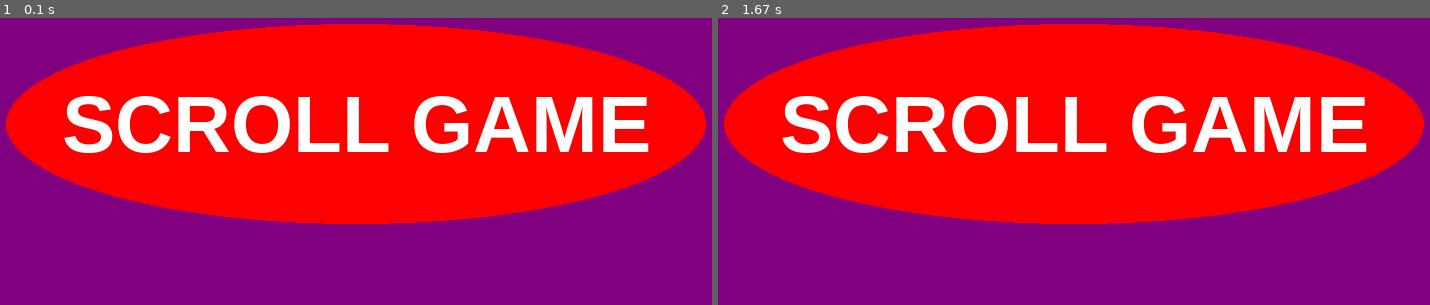
Above: before the commit, frames 1-2 (left to right).
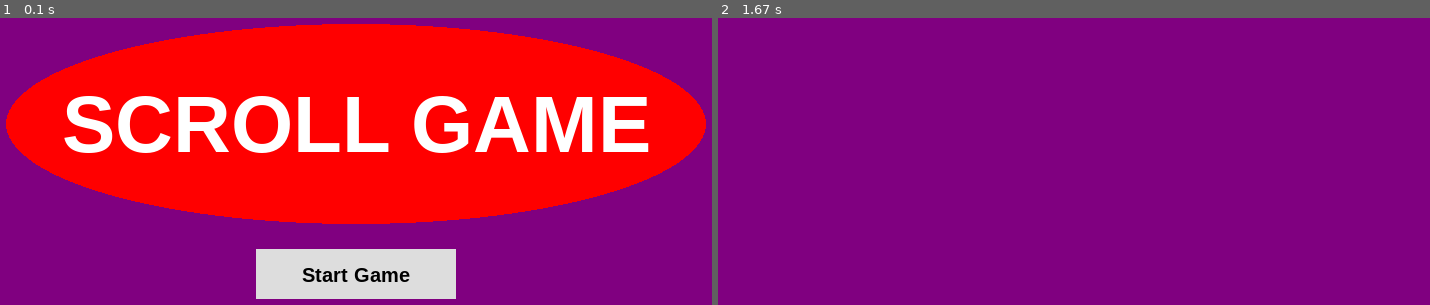
Above: after the commit, the same moments.

Repository: sandhyakasturi-cloud/Q4pygameproject
Game: pygame game, started from Game/scroller_main.py
The game is run twice, just before and just after one commit, with the same random seed, the same clock (stepped at 60 frames per second) and the same inputs.
Inputs (mouse positions are in pixels of both pictures, inside the frame that each line leads up to):
- Up to frame 1 (0.1 s): no input
- Up to frame 2 (1.67 s): click (1074, 273) at 0.38 s; press the mouse at (outside the picture) at 0.7 s; move the mouse to (outside the picture) at 0.8 s; release the mouse at (outside the picture) at 0.93 s

The runs differ from the first frame. In frame 1, 4.9% of the frame differs, in the area x 35-65%, y 80-98%; in frame 2, 54%, in the area x 0-100%, y 2-72%.

Commit message:
added start button

Diff:
--- a/Game/scroller_main.py
+++ b/Game/scroller_main.py
@@ -1,5 +1,6 @@
 import pygame
 from gamebanner import GameBanner
+from startbutton import StartButton
 from shapetransformation import Point
 # Global constants
 
@@ -10,6 +11,7 @@
 RED = (255, 0, 0)
 BLUE = (0, 0, 255)
 PURPLE = (128, 0, 128)
+LIGHTGRAY = (221, 221, 221)
 
 
 # Screen dimensions
@@ -29,14 +31,25 @@
     screen_midpoint = Point(SCREEN_WIDTH // 2, SCREEN_HEIGHT // 2)
     banner = GameBanner(screen_midpoint)
     banner.draw(screen, "SCROLL GAME", RED, WHITE)
-
+    start = StartButton(screen_midpoint)
+    start.draw(screen, "Start Game", LIGHTGRAY, BLACK )
     clock = pygame.time.Clock()
 
     done = False
     while not done:
+        mouse_x = mouse_y = None
         for event in pygame.event.get():
             if event.type == pygame.QUIT:
                 done = True
+            elif event.type == pygame.MOUSEBUTTONUP:
+                 pos = pygame.mouse.get_pos()
+                 mouse_x = pos[0]
+                 mouse_y = pos[1]
+
+        if mouse_x != None and mouse_y != None:
+            if  start.isClicked(mouse_x, mouse_y):
+                screen.fill(PURPLE)
+                start.visible = False
         clock.tick(60)
         pygame.display.flip()
 
--- /dev/null
+++ b/Game/startbutton.py
@@ -0,0 +1,37 @@
+import pygame
+from shapetransformation import Point,ShapeTransformations
+
+class StartButton(list):
+    def __init__(self,screen_midpoint:Point):
+        super().__init__()
+        self.distance = 100
+        self.width = 200
+        self.height = 50
+        self.visible = False
+        button_v1 = Point(screen_midpoint.x-self.width//2,screen_midpoint.y + self.distance + self.height//2)
+        button_image = [button_v1.x, button_v1.y,self.width,self.height]
+        self.extend(button_image)
+
+    def draw(self, screen, text, buttonColor, textColor):
+        my_font = pygame.font.SysFont('Arial', 20,True)
+        text_surface = my_font.render(text, True, textColor)
+        pygame.draw.rect(screen,buttonColor,self)
+        textX = ShapeTransformations.midPoint(self[0],self[0]+self[2])
+        textY = ShapeTransformations.midPoint(self[1],self[1]+self[3])
+        text_width = my_font.size(text)[0] // 2
+        text_height = my_font.size(text)[1] // 2
+        textPoint = Point(textX-text_width,textY-text_height)
+        screen.blit(text_surface, textPoint)
+        self.visible = True
+
+    def isClicked(self, x,y):
+        if not self.visible or x is None or y is None:
+            return False
+
+        bx = self[0]
+        by = self[1]
+        width = bx + self.width
+        height = by + self.height
+        if x >= bx and x <= width and y >= by and y <= height:
+            return True
+        return False
